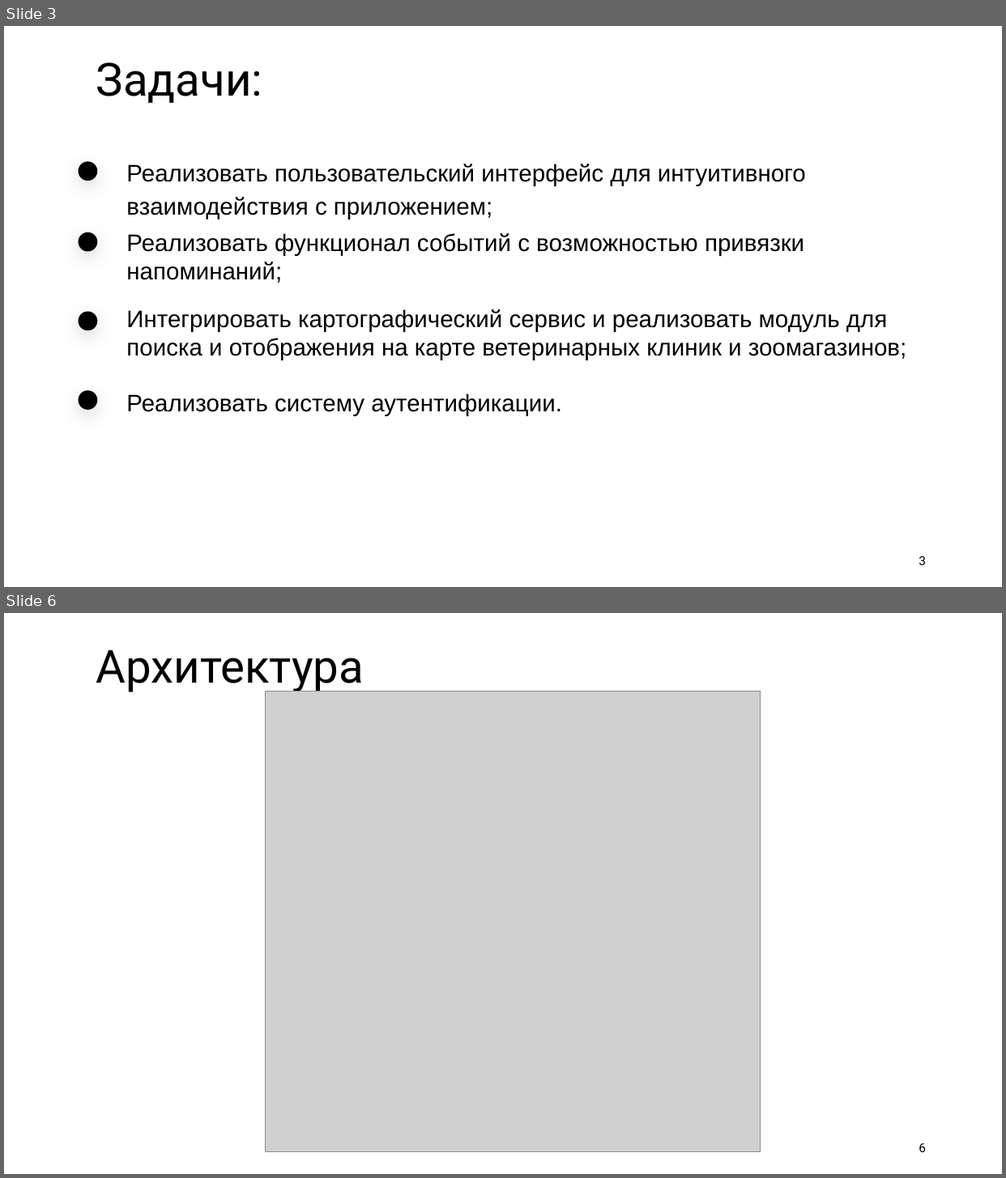
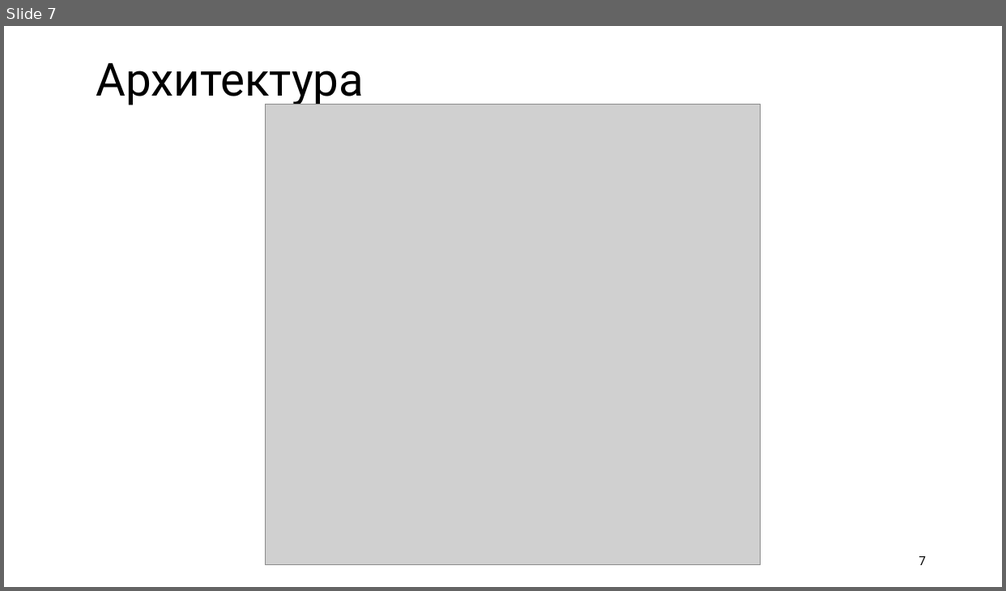
Before and after one commit to kattrin0/petDiarry_, a slide deck: documentation/презентация_PetDiary.pptx. Shown one above the other, each under a label of ours: slides 3 and 6 before the commit, slide 7 after it; the slides between them are not shown. The pictures are 1006x1178 and 1006x591 pixels, drawn with LibreOffice and Linux fonts; fonts in the diff are those of the drawing; grey boxes stand for pictures. Boxes give left, top, right and bottom in pixels: in the first picture for what was removed or moved away, otherwise in the second. Text is boxed around its words. In the diff, an @@ line names an element or a change of style, - is before the commit and + after.

```diff
--- a/documentation/презентация_PetDiary.pptx
+++ b/documentation/презентация_PetDiary.pptx
@@ slide 3 removed at [4, 26, 1002, 587], background #FFFFFF @@
@@ text removed at [96, 62, 263, 103] @@
-Задачи:
@@ ellipse removed at [78, 161, 98, 181] @@
@@ text removed at [126, 164, 806, 220] @@
-Реализовать пользовательский интерфейс для интуитивного взаимодействия с приложением;
@@ ellipse removed at [78, 233, 98, 252] @@
@@ text removed at [126, 233, 804, 283] @@
-Реализовать функционал событий с возможностью привязки напоминаний;
@@ ellipse removed at [78, 311, 98, 331] @@
@@ text removed at [126, 310, 906, 361] @@
-Интегрировать картографический сервис и реализовать модуль для поиска и отображения на карте ветеринарных клиник и зоомагазинов;
@@ ellipse removed at [78, 390, 98, 410] @@
@@ text removed at [126, 394, 562, 416] @@
-Реализовать систему аутентификации.
@@ page number removed at [918, 557, 926, 565] @@
-3
@@ what was slide 6 is now slide 7 @@
@@ page number at [918, 557, 926, 565]: text changed @@
-6
+7
```
Also in this commit, not shown: 6 slides changed, 2 slides added, 1 other slide removed.
